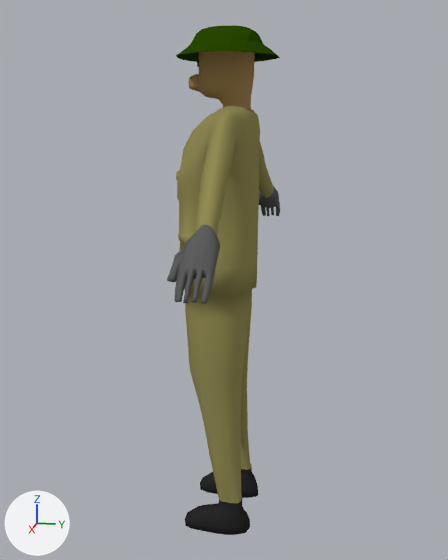
Before and after pictures for a commit that changed the Blender file Fiptubat/Assets/Models/Player/Human (Male).blend.
One viewpoint serves both versions: a camera (50 mm lens) standing at (2.353, 0.498, 1.604) and looking at (-0.007, 0.026, 1.014). The axes (+X, +Y, +Z) are drawn at lower left. The lights are the same throughout.

The first picture shows 'Body', 'Helmet'.
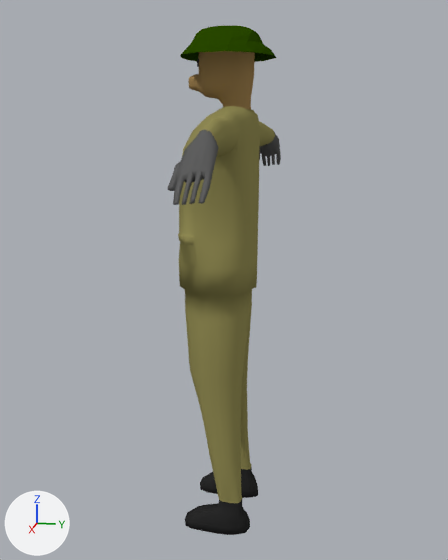
What differs and where, as boxes [x1, y1, x2, y2] in the pictures (448 x 560 px; the box of a moved part takes in the faces that stretch with it):
'Body', reshaped: before [167, 51, 280, 535]; after [168, 51, 281, 535]
part 1 of me_cube_001, moved or reshaped: before [259, 143, 280, 216]; after [259, 122, 281, 166]
part 2 of me_cube_001, moved or reshaped: before [167, 119, 236, 304]; after [168, 118, 236, 205]

The change in detail:
me_cube_001 is used by ob_body; location (0.0, 0.0, 0.972).
me_cube_001 had 1523 vertices, 1504 faces and spanned x -0.84..0.84, y -0.14..0.16, z -0.98..0.94.
me_cube_001 now has 1539 vertices, 1502 faces and spans x -0.85..0.85, y -0.14..0.16, z -0.98..0.94.
me_cube_001 part 1: 164 vertices moved from x -0.84..-0.39, y 0.03..0.16, z 0.19..0.57 to x -0.85..-0.39, y 0.03..0.15, z 0.44..0.66; 13 vertices removed from x -0.79..-0.39, y 0.09..0.13, z 0.24..0.56; 13 vertices added at x -0.79..-0.39, y 0.09..0.13, z 0.5..0.66.
me_cube_001 part 2: 164 vertices moved from x 0.39..0.84, y 0.03..0.16, z 0.19..0.57 to x 0.39..0.85, y 0.03..0.15, z 0.44..0.66; 13 vertices removed from x 0.39..0.79, y 0.09..0.13, z 0.24..0.56; 13 vertices added at x 0.39..0.79, y 0.09..0.13, z 0.5..0.66.
me_cube_001 now uses material mat_mask.
me_cube_001 no longer uses material mat_mask.
